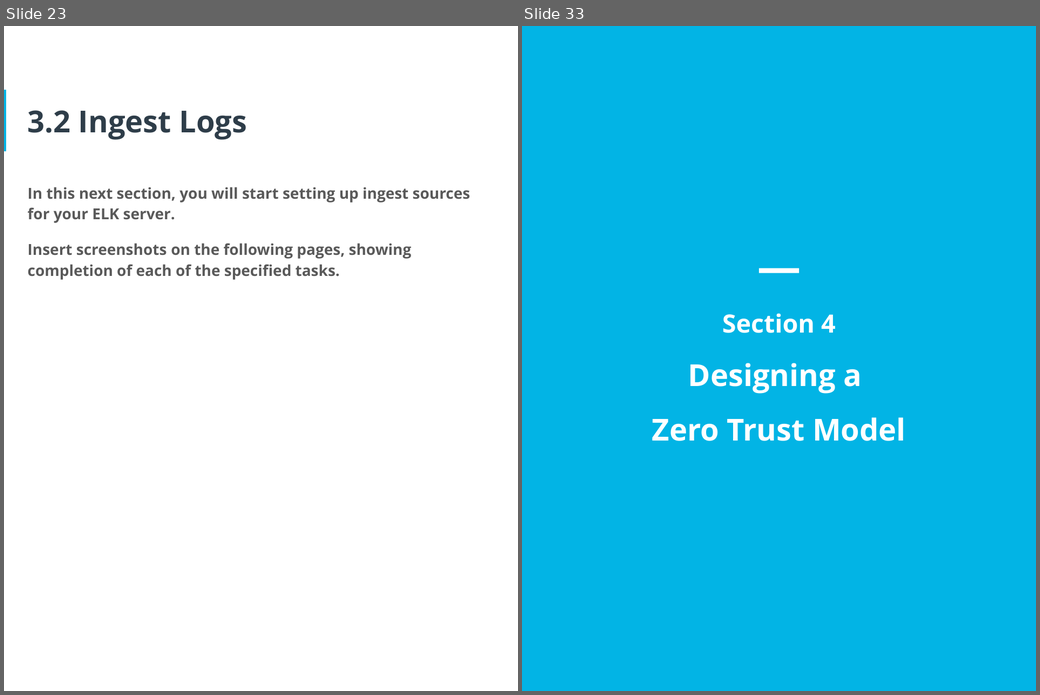
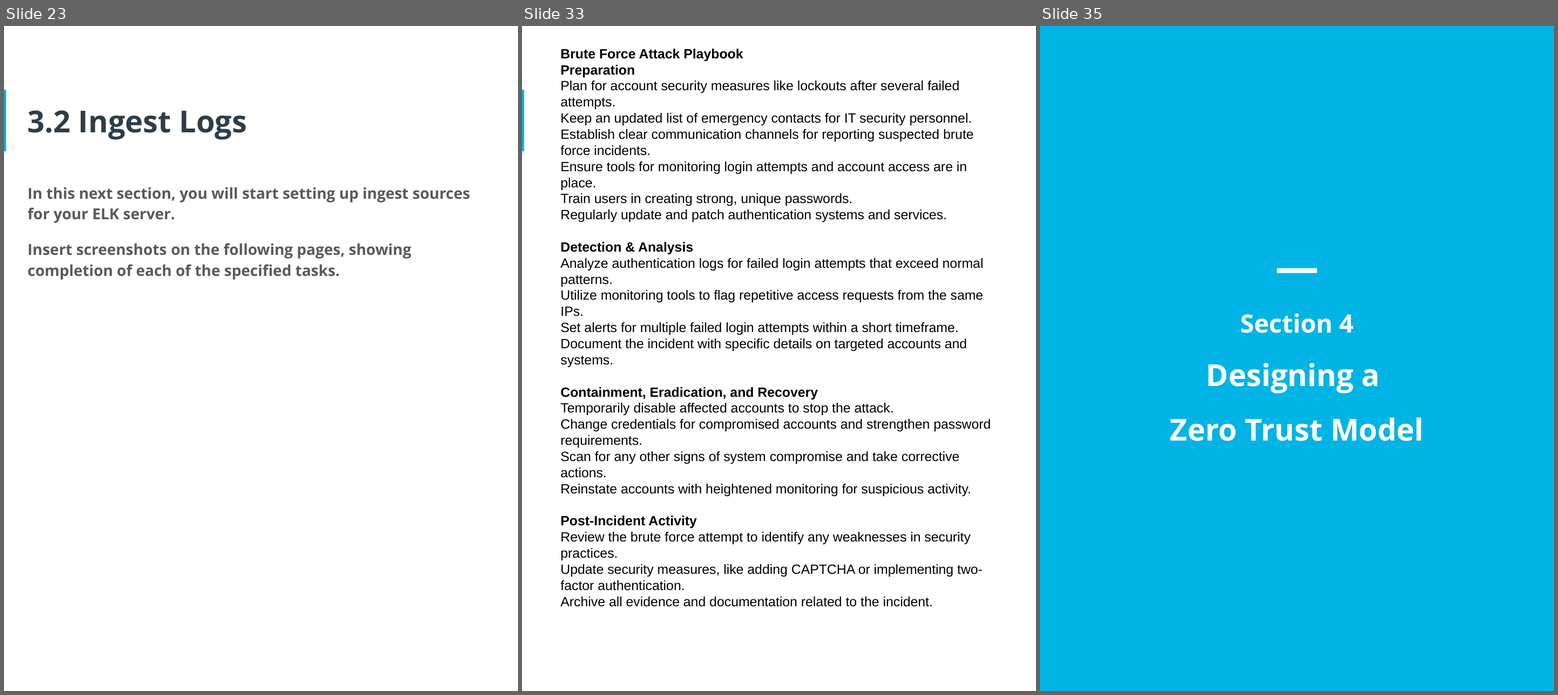
Before and after one commit to osman-software-engineer/enterprise-perimeter-and-network-security, a slide deck: phase-1/CyberSecurity Implementation Plan.pptx. Shown side by side, each under a label of ours: slides 23 and 33 before the commit, slides 23, 33 and 35 after it; the slides between them are not shown. The pictures are 1040x695 and 1558x695 pixels, drawn with LibreOffice and Linux fonts; fonts in the diff are those of the drawing. Boxes give left, top, right and bottom in pixels: in the first picture for what was removed or moved away, otherwise in the second. Text is boxed around its words. In the diff, an @@ line names an element or a change of style, - is before the commit and + after.

Commit message:
Feature: Completed project and submitted for review

```diff
--- a/phase-1/CyberSecurity Implementation Plan.pptx
+++ b/phase-1/CyberSecurity Implementation Plan.pptx
@@ slide 33 added at (x1=522, y1=26, x2=1036, y2=691), background #FFFFFF; not listed: 1 template element that a slide beside it also shows @@
@@ text added at (x1=560, y1=49, x2=991, y2=607), 16 pt, text #000000 @@
+Brute Force Attack Playbook
+Preparation
+Plan for account security measures like lockouts after several failed attempts.
+Keep an updated list of emergency contacts for IT security personnel.
+Establish clear communication channels for reporting suspected brute force incidents.
+Ensure tools for monitoring login attempts and account access are in place.
+Train users in creating strong, unique passwords.
+Regularly update and patch authentication systems and services.
+Detection & Analysis
+Analyze authentication logs for failed login attempts that exceed normal patterns.
+Utilize monitoring tools to flag repetitive access requests from the same IPs.
+Set alerts for multiple failed login attempts within a short timeframe.
+Document the incident with specific details on targeted accounts and systems.
+Containment, Eradication, and Recovery
+Temporarily disable affected accounts to stop the attack.
+Change credentials for compromised accounts and strengthen password requirements.
+Scan for any other signs of system compromise and take corrective actions.
+Reinstate accounts with heightened monitoring for suspicious activity.
+Post-Incident Activity
+Review the brute force attempt to identify any weaknesses in security practices.
+Update security measures, like adding CAPTCHA or implementing two-factor authentication.
+Archive all evidence and documentation related to the incident.
@@ what was slide 33 is now slide 35 @@
```
Also in this commit, not shown: 15 slides changed, 5 other slides added.
